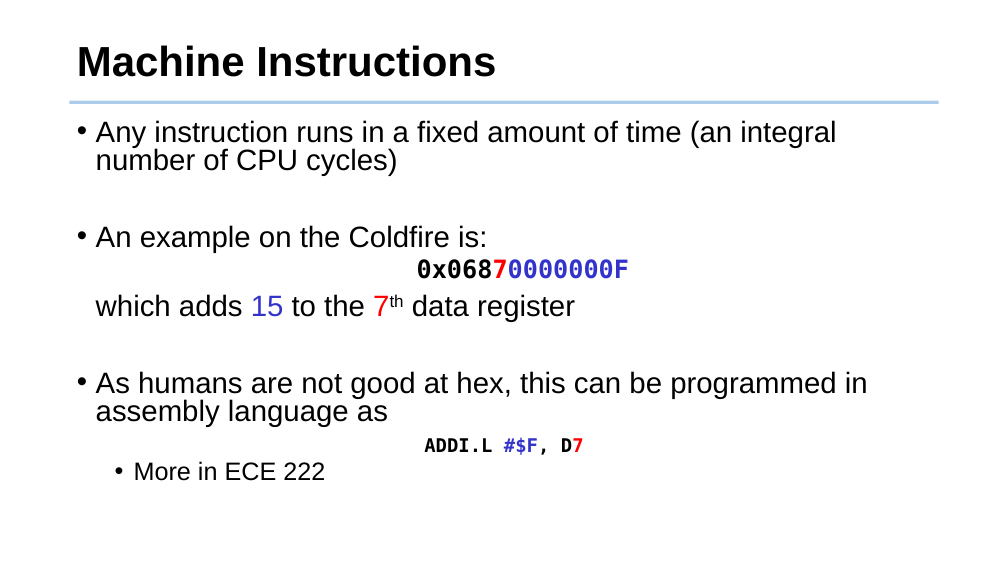
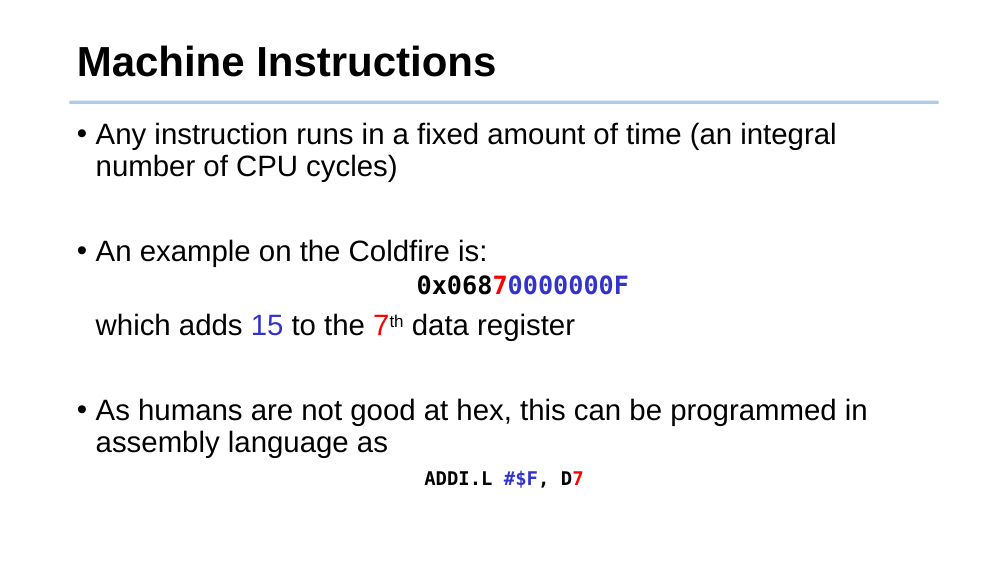
Before and after one commit to tsung-wei-huang/cs2420, a slide deck: slide 9 of slides/algorithm_analysis.pptx (slide 11 before the commit). Drawn at 1008x567 pixels with LibreOffice and Linux fonts; fonts in the diff are those of the drawing; background and template pictures are left out. Boxes give left, top, right and bottom in pixels: in the first picture for what was removed or moved away, otherwise in the second. Text is boxed around its words. In the diff, an @@ line names an element or a change of style, - is before the commit and + after.

```diff
--- a/slides/algorithm_analysis.pptx
+++ b/slides/algorithm_analysis.pptx
@@ text at [96,122,868,488]: paragraph removed @@
-  • More in ECE 222
@@ text "Any instruction runs in a ..." at [96,122,868,488]: line spacing 0.8 to 0.9 @@
```
Also in this commit, not shown: 10 other slides changed, 2 slides removed, 2 other files.
